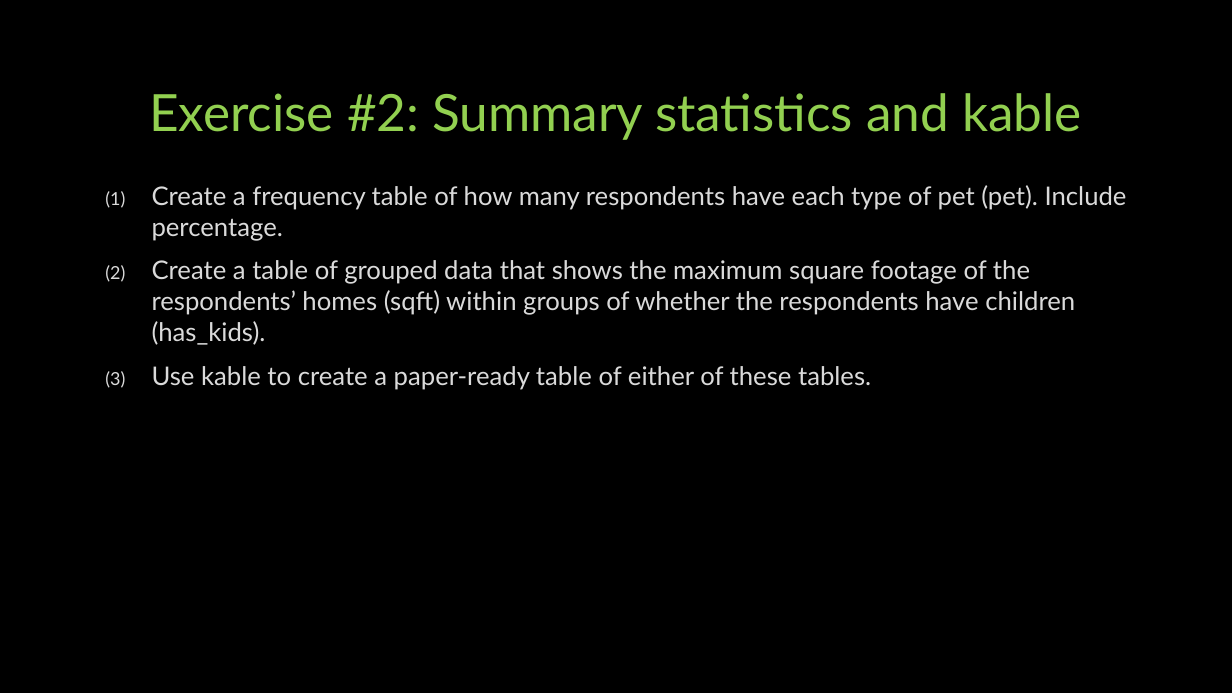
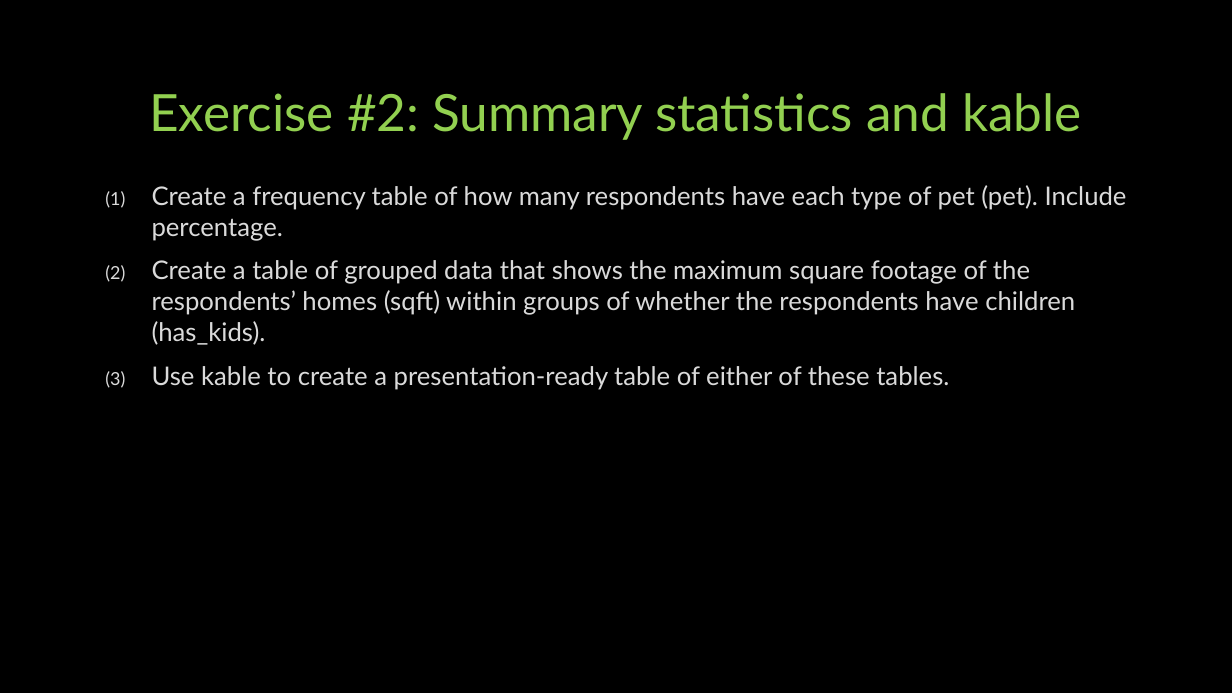
Before and after one commit to CharlotteLoobyRTI/IFDTC23, a slide deck: slide 22 of IFDTC_presentation_RTech.pptx (slide 20 before the commit). Drawn at 1232x693 pixels with LibreOffice and Linux fonts; fonts in the diff are those of the drawing; background and template pictures are left out. Boxes give left, top, right and bottom in pixels: in the first picture for what was removed or moved away, otherwise in the second. Text is boxed around its words. In the diff, an @@ line names an element or a change of style, - is before the commit and + after.

```diff
--- a/IFDTC_presentation_RTech.pptx
+++ b/IFDTC_presentation_RTech.pptx
@@ text at [152, 366, 949, 390]: text changed @@
-(3) Use kable to create a paper-ready table of either of these tables.
+(3) Use kable to create a presentation-ready table of either of these tables.
```
Also in this commit, not shown: 14 other slides changed, 2 slides added.
